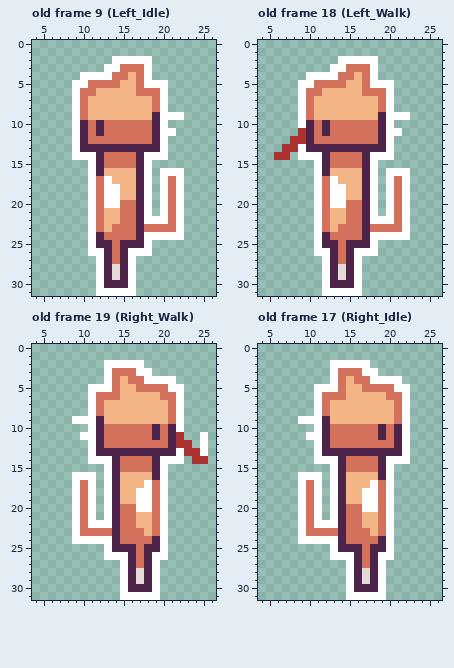
Two versions of one pixel-art file, public/assets/Sprites/Player/Player.aseprite. The first picture shows the starting point.
32x32 pixels, 19 frames. Shown: old frame 9 (Left_Idle): x 4..26, y 0..31; old frame 18 (Left_Walk): x 4..26, y 0..31; old frame 19 (Right_Walk): x 4..26, y 0..31; old frame 17 (Right_Idle): x 4..26, y 0..31. The commit also changed other frames, which this record leaves out.
Now the later version:
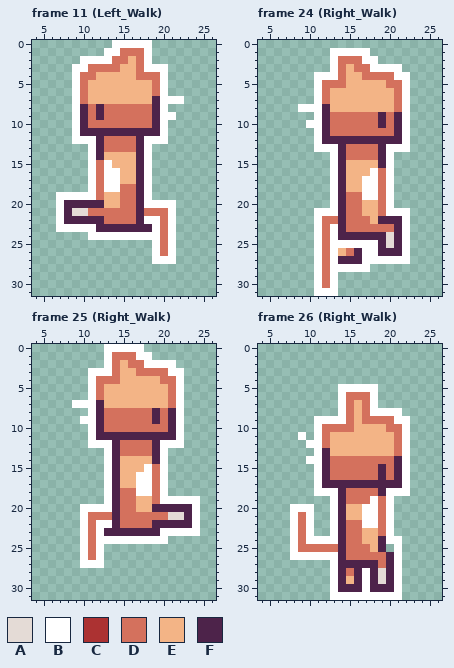
Palette (. is transparent): A #e4dbd6  B #ffffff  C #ac3232  D #d4715d  E #f3b486  F #4d234a
A new or re-ordered frame is compared with the old frame closest to it.
Message: Added Player Right and Left Animation
The exact change:
frames 19 -> 29
Changed rows in their new state; - is an unchanged pixel.
Frame 11 (Left_Walk) is new; against old frame 9 (Left_Idle):
first column x 7:
 0 -------BBBBB----
 1 ------BBDDDB----
 2 ---BBBBDDED-----
 3 --BBDDDDEE--BB--
 4 --BDDEEEE--DDB--
 5 ---DEEEE--EED---
 6 ----E-----EE----
 7 ------------F-BB
 8 ---FDFDDDDDDF---
 9 ---FDFDDDDDD---.
10 -----D----------
11 ----F-FFFFFF--.-
12 ---BBF----FBB---
13 --..B-DDDD-B..--
14 --..--EEEE--..--
15 -----DBEEE------
16 -----DBB-----...
17 -------B-----...
18 --------DD---...
19 BBBB--EEDD---...
20 BFFFFFEE----B-B.
21 BFAAD-DD---DDDB.
22 BFFFFFDD-----DB.
23 BBBB-FFFFF-FB-B.
24 -----BBBBBB--D-.
25 ----........BDB-
26 ----........BDB-
27 -----.....--BBB-
28 -----.....------
29 -----.....------
30 -----.....------
31 -----.....------
Frame 24 (Right_Walk) against old frame 18 (Left_Walk):
first column x 6:
 1 -------BBBBB-----
 2 -------BDDD------
 3 --------DE---BBB-
 4 ----.----E--DDDBB
 5 ---..B-----EEEDDB
 6 ---..BD----EEEEDB
 7 ---..BD------EEDB
 8 ----BBF------EEDB
 9 ---..BFDDDDDD-DF-
10 ---.BB--------DFB
11 ---..B-------DDFB
12 --...BFFFFFFF-FFB
13 -....BBB-DDDD--BB
14 ..-....BF--DDF---
15 -----..BFEEEEFB--
16 -----..BF--E-D-..
17 -----..-F--B-D-..
18 -----..-F--B-D-..
19 -----..-FDDB-D-..
20 -----..-F--EED-..
21 ------BBF--EED-B-
22 -------DF--DEFFF-
23 -------BF--D---F-
24 ------DBFFF-FFAF-
25 ------DBBBBB-FAFB
26 ------DBEDF--FFFB
27 -----BDBF-FBBBBBB
28 -----BDBBB-B-----
29 -----BDB...------
30 -----BDB...------
31 -----B--...------
Frame 25 (Right_Walk) against old frame 19 (Right_Walk):
first column x 9:
 0 ----BBBBB--------
 1 ----BDDDBB-------
 2 -----DEDDBBBB----
 3 --BB--EEDDDDBB---
 4 --BDD--EEEEDDB---
 5 ---DEE--EEEED----
 6 ----EE-----E-----
 7 BB-F-------------
 8 ---FDDDDDDFDF----
 9 .---DDDDDDFDF----
10 ----------D------
11 -.--FFFFFF-F-B--.
12 ---BBF----FBBB.-.
13 --..B-DDDD-B.....
14 --..--EEEE--..-..
15 ------EEEBD------
16 ...-----BBD------
17 ...-----B--------
18 ...---DD---------
19 ...---DDEE--BBBB-
20 .B-B----EEFFFFFB-
21 .BDDD---DD-DAAFB-
22 .BD-----DDFFFFFB-
23 .B-BF-FFFFF-BBBB-
24 .-D--BBBBBB------
25 -BDB........-----
26 -BDB........-----
27 -BBB--.....------
28 ------.....------
29 ------.....------
30 ------.....------
31 ------.....------
Frame 26 (Right_Walk) is new; against old frame 17 (Right_Idle):
first column x 8:
 2 -----.....-----
 3 -----......----
 4 -----.........-
 5 ---...BBBBB....
 6 ---...BDDDB....
 7 ---...BD-DB....
 8 ---...BD-DBBBB.
 9 -..-BBBD-DDDDB-
10 ----D---EEEE-D-
11 -B.-DEEEEEEEED-
12 --B-DEEEEEEEED-
13 -----EEEEEEEED-
14 --B-FDD----DDF-
15 ---BFDD-----DFB
16 -..-FDDDDDD-DFB
17 -..-FF-FFFFFFFB
18 -..-B--DDDDF-BB
19 -...---DDD-----
20 B-B.---EE------
21 BDB.---EEBB----
22 BDB..----BB----
23 BDB..B---E-----
24 BD-------EE--B-
25 BDDDDD-DD-E-.B-
26 BBBBB-FDD-DDFB-
27 -----BFF-F-DFB-
28 -----BFD-B-AFB-
29 -----BFE-B-AFB-
30 -----BFF-B-FFB-
31 -----BB-----BB-
Where, in picture pixels (left, top, right, bottom), the same in both pictures:
changed: (56, 40, 184, 296)
changed: (274, 48, 410, 296)
changed: (72, 344, 208, 600)
changed: (290, 360, 410, 600)
